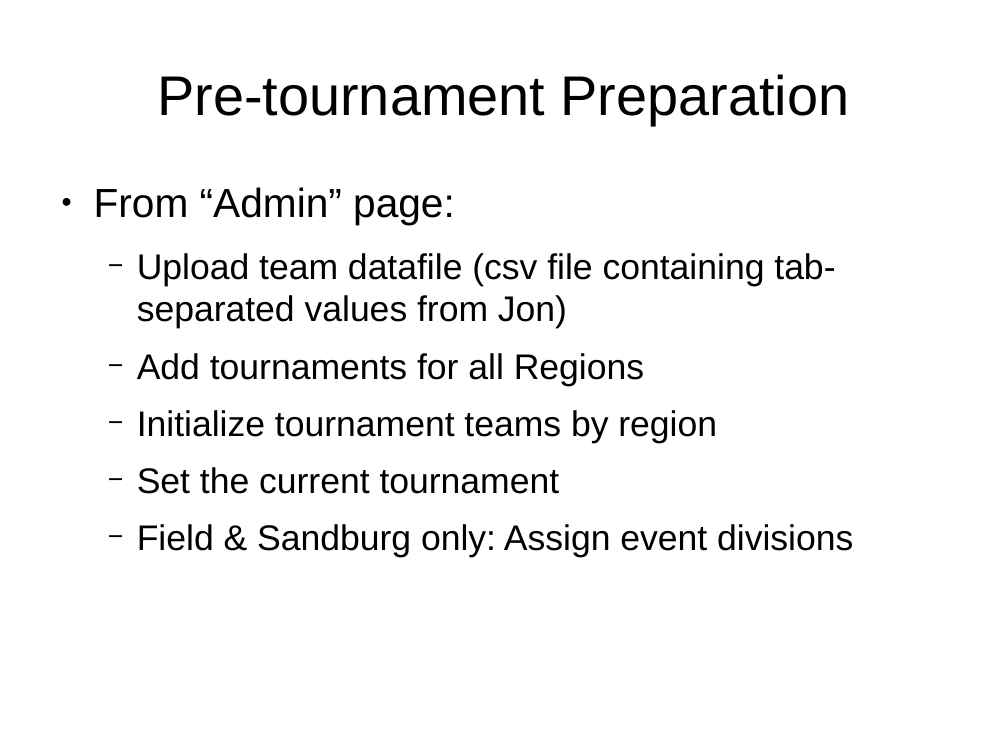
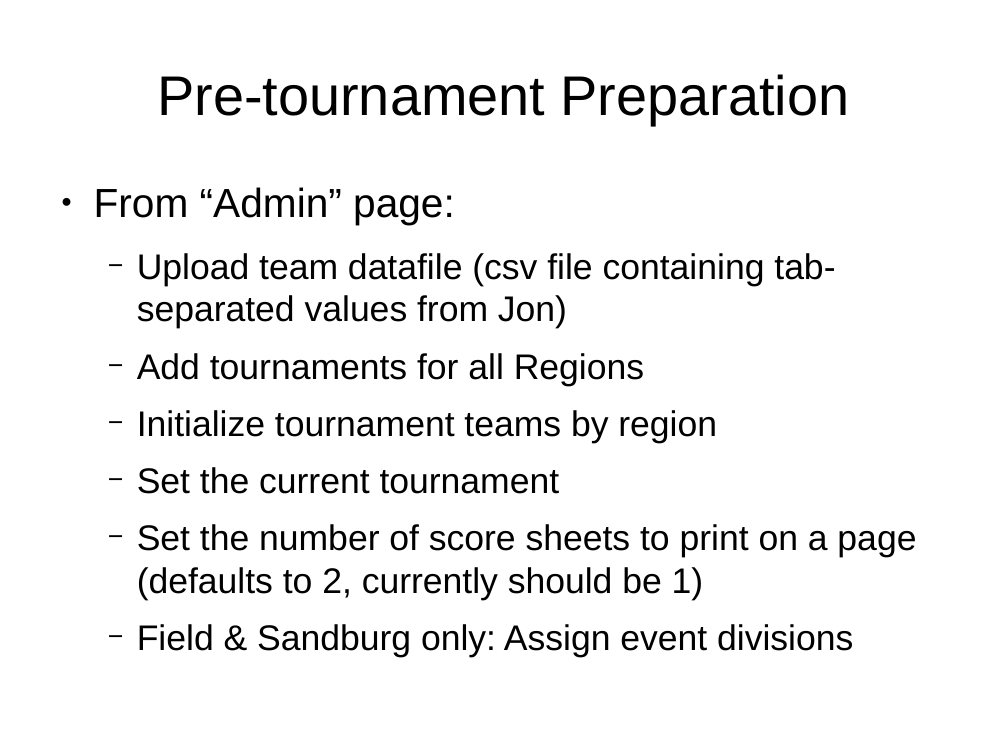
Before and after one commit to jpschewe/fll-sw, a slide deck: slide 4 of training/computer-training.odp. Drawn at 1008x756 pixels with LibreOffice and Linux fonts; fonts in the diff are those of the drawing. Boxes give left, top, right and bottom in pixels: in the first picture for what was removed or moved away, otherwise in the second. Text is boxed around its words. In the diff, an @@ line names an element or a change of style, - is before the commit and + after.

```diff
--- a/training/computer-training.odp
+++ b/training/computer-training.odp
@@ text at [137, 524, 916, 600]: paragraph added @@
+  − Set the number of score sheets to print on a page (defaults to 2, currently should be 1)
```
Also in this commit, not shown: 4 other slides changed, 1 slide added.
